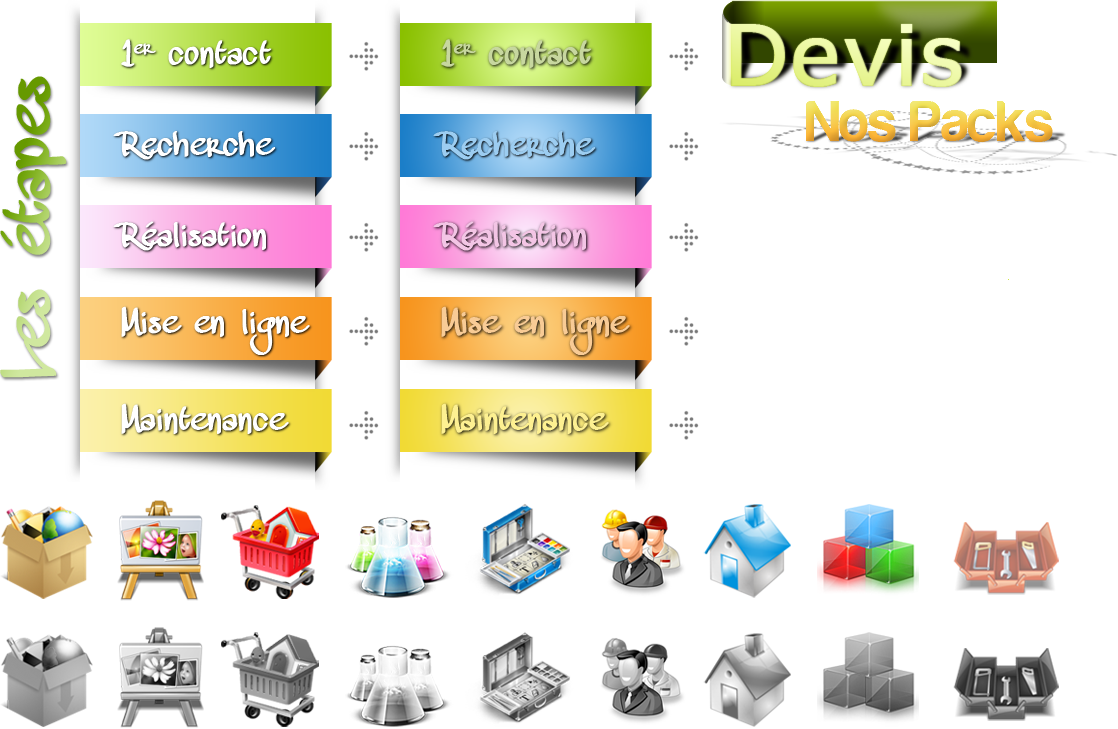
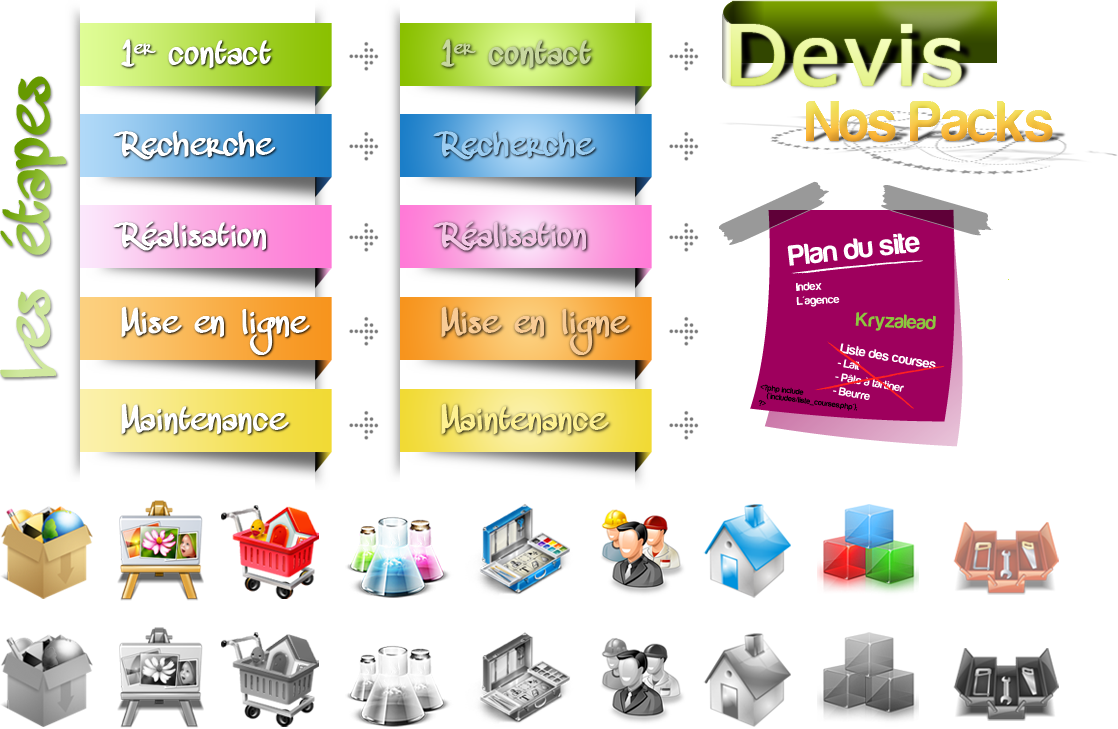
Layers edited between the first and the second w=1118, h=729 image:
added layer "planDuSite" in group "Fleche Nos Packs" over (719, 181, 993, 447)
